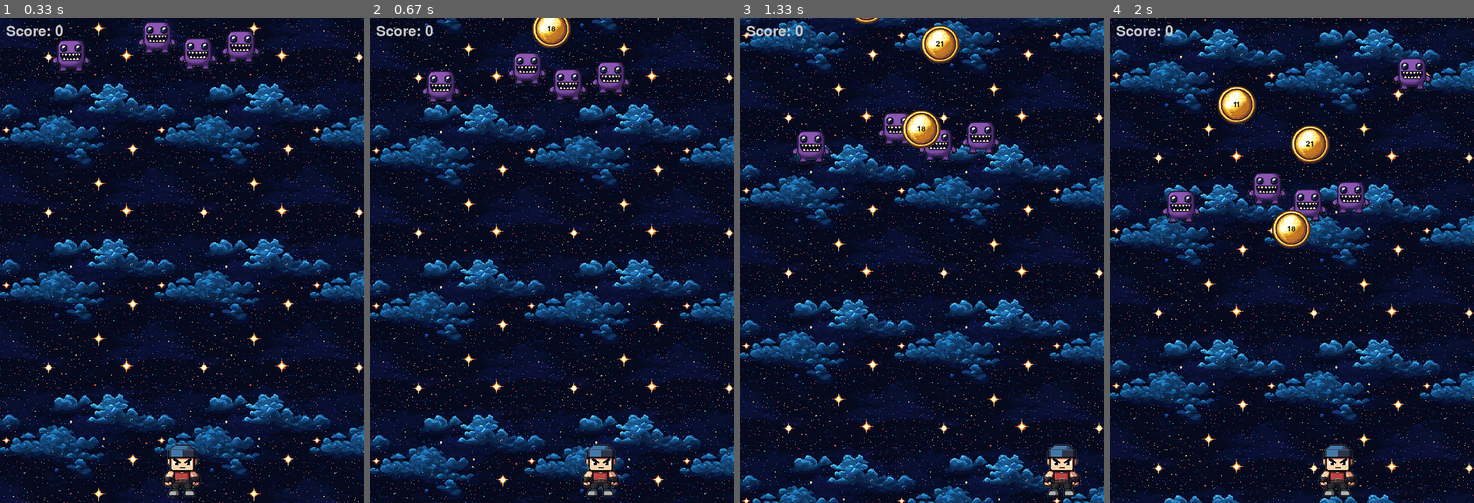
Above: before the commit, frames 1-4 (left to right).
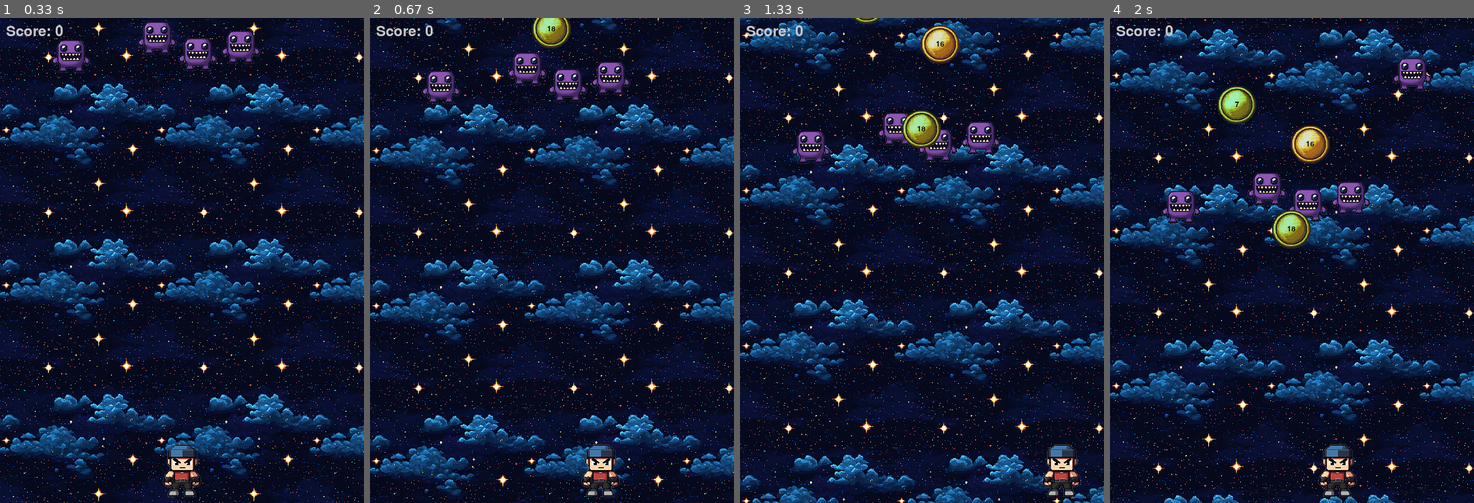
Above: after the commit, the same moments.

Repository: imigueldiaz/hero-monsters-pygame
Game: pygame game, started from run_game.py
Two runs of this game, one before a commit and one after it. Both use one fixed random seed, a clock stepped at 60 frames per second and the inputs below.
Inputs:
- Up to frame 1 (0.33 s): no input
- Up to frame 2 (0.67 s): hold Right from 0.33 s (still down)
- Up to frame 3 (1.33 s): release Right at 0.8 s; hold Right 0.83-1.3 s
- Up to frame 4 (2 s): hold Left 1.33-1.87 s; hold Left from 1.9 s (still down)

Frame 1 is identical in both runs. In frame 2, 0.5% of the frame differs, in the area x 44-55%, y 0-7%; in frame 3, 1.0%; in frame 4, 1.6%, in the area x 29-60%, y 14-48%.

Commit message:
Apply random color mask to Coin image

Diff:
--- a/src/entities/coin.py
+++ b/src/entities/coin.py
@@ -1,11 +1,29 @@
 import random
+import pygame
 from .gameobject import GameObject, GameObjectType
 
 class Coin(GameObject[GameObjectType]):
     def __init__(self, image_path: str, x: int, y: int, speed: int, window_height: int):
+        # Load the base image
         super().__init__(image_path, x, y, speed)
+        self.window_height = window_height
+
+        # Apply a random color mask
+        random_color = (
+            random.randint(150, 255),  # Red
+            random.randint(150, 255),  # Green
+            random.randint(150, 255)   # Blue
+        )
+        self.apply_color_mask(random_color)
+
+        # Assign a random value to the coin
         self.value = random.randint(1, 25)
-        self.window_height = window_height
+
+    def apply_color_mask(self, color):
+        """Applies a color mask to the coin image."""
+        colored_image = self.image.copy()
+        colored_image.fill(color, special_flags=pygame.BLEND_RGB_MULT)
+        self.image = colored_image
 
     def update(self):
         self.rect.y += self.speed
